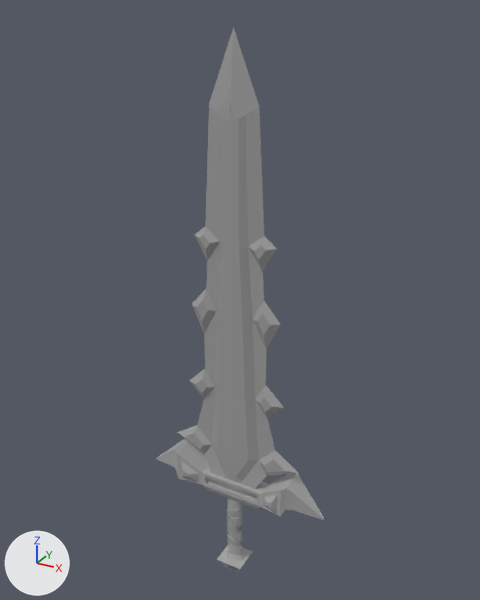
The FBX model UnityProject/GruntTasks/GroupGameProject/SM_Weapon_SwordGreat02.fbx, before and after one commit.
Before and after are seen from a 50 mm lens placed at (0.0563, -0.2091, 0.179), pointed at (-0.0134, -0.0824, 0.1157). The lights are fixed; the arrows at lower left show +X, +Y and +Z. Where no turn or scale is listed for an object, it has been applied to the vertices.

The first picture shows 'SeratedGreatSword'.
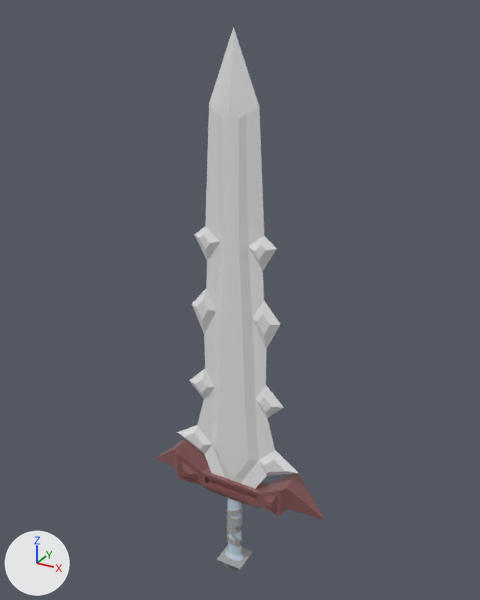
The newer file is also rescaled (x13.24), turned or shifted as a whole; pictures and numbers use the older file's frame.

Location of each change, (x1, y1, x2, y2) in pixels of the pictures (480 x 600 px):
part 1 of me_mesh, recoloured (grey to brown): (156, 439, 324, 520) in both
part 2 of me_mesh, recoloured: (226, 498, 244, 561) in both
part 3 of me_mesh, recoloured: (227, 506, 242, 546) in both
part 4 of me_mesh, recoloured: (177, 27, 298, 488) in both

The change in detail:
Material 'Hilt' (mat_hilt) is new.
Its base color is (0.254, 0.0997, 0.0997) (brown #8a5959).
Its roughness is 0.2.
Material 'Blade' (mat_blade) is new.
Its base color is (0.8, 0.8, 0.8) (white #e7e7e7).
Its roughness is 0.2.
Material 'Handle' (mat_handle) is new.
Its base color is (0.559, 0.687, 0.814) (white #c5d8e9).
Its roughness is 0.2.
me_mesh has 996 vertices, 1000 faces and spans x -0.025..0.0249, y -0.0045..0.005, z 0.0..0.1391.
me_mesh is used by ob_seratedgreatsword; location (-0.0125, -0.087, 0.0365).
me_mesh part 1: 155 of the faces centred in x -0.0214..0.0249, y -0.0042..0.0047, z 0.0246..0.0357 switch from mat_standardsurface1 (grey #aaaaaa) to mat_hilt (brown #8a5959).
me_mesh part 2: 156 of the faces centred in x -0.0024..0.0024, y -0.0013..0.0014, z 0.0048..0.0241 switch from mat_standardsurface1 (grey #aaaaaa) to mat_handle (white #c5d8e9).
me_mesh part 3: 350 of the faces centred in x -0.0021..0.0021, y -0.0013..0.0013, z 0.009..0.0218 switch from mat_standardsurface2 (grey #a1a1a1) to mat_standardsurface1 (grey #aaaaaa).
me_mesh part 4: 184 of the faces centred in x -0.0143..0.0144, y -0.0012..0.0017, z 0.0315..0.1318 switch from mat_standardsurface2 (grey #a1a1a1) to mat_blade (white #e7e7e7).
